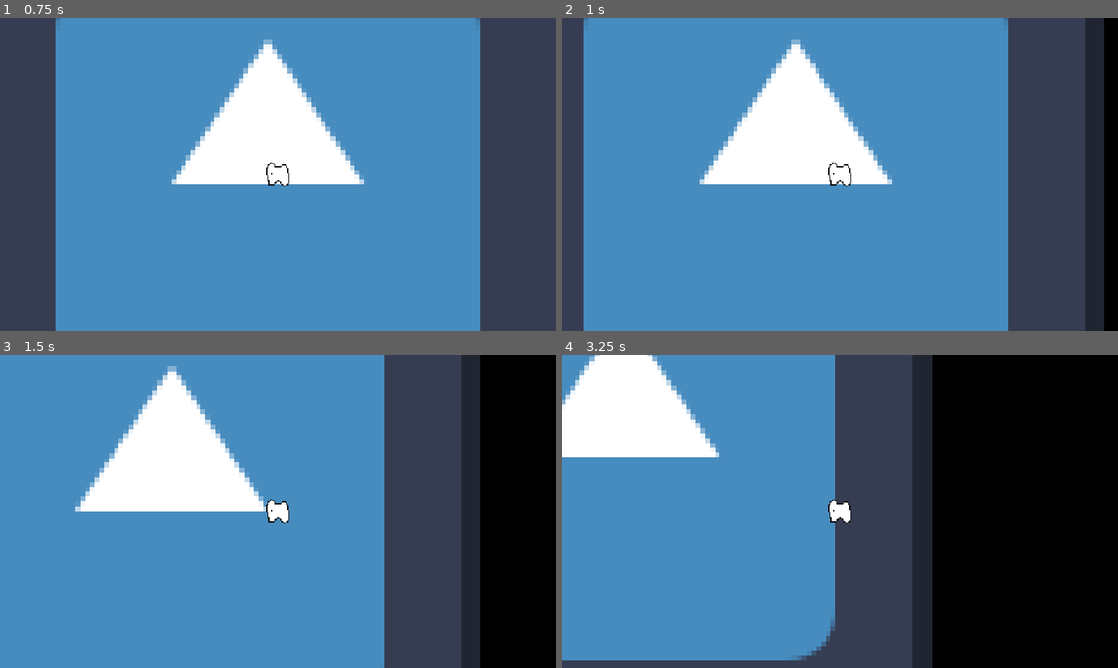
Above: before the commit, frames 1-4 (two rows, left to right).
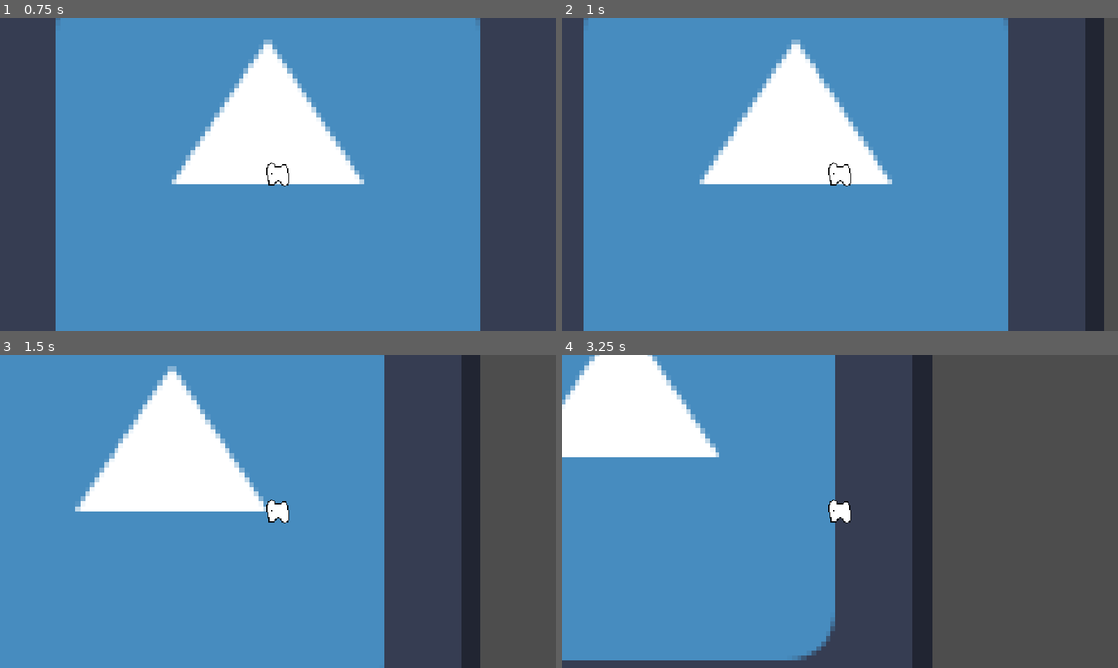
Above: after the commit, the same moments.

Repository: piksalchaos/Pebokin-Parade
Game: Godot game, scene res://scenes/game.tscn
Same seed, same stepped clock (60 frames per second), same inputs: the game is played once before the commit and once after it. The engine's default icon, where the game draws it, is replaced by a stand-in: a white triangle on a blue panel in a dark square.
Inputs:
- Up to frame 1 (0.75 s): tap Enter at 0.5 s; hold D (right) from 0.53 s (still down)
- Up to frame 2 (1 s): keep holding D (right)
- Up to frame 3 (1.5 s): release D (right) at 1.28 s; hold S (down) from 1.28 s (still down)
- Up to frame 4 (3.25 s): release S (down) at 2.03 s; hold D (right) 2.03-2.78 s; hold W (up) from 2.78 s (still down)

Frame 1 is identical in both runs. In frame 2, 2.5% of the frame differs, in the area x 97-100%, y 0-100%; in frame 3, 14%; in frame 4, 33%, in the area x 66-100%, y 0-100%.

Commit message:
unit now creates a path when walking

Diff:
--- a/project.godot
+++ b/project.godot
@@ -61,4 +61,3 @@
 textures/canvas_textures/default_texture_filter=0
 renderer/rendering_method="gl_compatibility"
 renderer/rendering_method.mobile="gl_compatibility"
-environment/defaults/default_clear_color=Color(0, 0, 0, 1)
--- a/scenes/captured_unit.tscn
+++ b/scenes/captured_unit.tscn
@@ -4,6 +4,7 @@
 [ext_resource type="Texture2D" uid="uid://cx0v66eq0kgy1" path="res://assets/images/captured_unit.png" id="2_mdily"]
 
 [sub_resource type="CircleShape2D" id="CircleShape2D_6xlh1"]
+radius = 40.0
 
 [node name="SleepingDog" type="Area2D"]
 script = ExtResource("1_8m7p8")
--- a/scenes/game.tscn
+++ b/scenes/game.tscn
@@ -2,15 +2,11 @@
 
 [ext_resource type="Script" uid="uid://b3is0xbf70ux5" path="res://scenes/game.gd" id="1_lbhrr"]
 [ext_resource type="PackedScene" uid="uid://l51dn7umm8ap" path="res://scenes/stage.tscn" id="1_yqjtg"]
-[ext_resource type="PackedScene" uid="uid://cnn7p7ysv3anf" path="res://scenes/unit.tscn" id="2_lnu2h"]
+[ext_resource type="PackedScene" uid="uid://c3dkho2rr6a5v" path="res://scenes/unit_parade.tscn" id="3_lnu2h"]
 
 [node name="Game" type="Node2D"]
 script = ExtResource("1_lbhrr")
 
 [node name="Stage" parent="." instance=ExtResource("1_yqjtg")]
 
-[node name="Dogs" type="Node" parent="."]
-
-[node name="Dog" parent="Dogs" instance=ExtResource("2_lnu2h")]
-
-[node name="Camera2D" type="Camera2D" parent="Dogs/Dog"]
+[node name="UnitParade" parent="." instance=ExtResource("3_lnu2h")]
--- /dev/null
+++ b/scenes/unit_parade.gd
@@ -0,0 +1,14 @@
+extends Node2D
+
+const PATH_POINT_DISTANCE := 75.0
+
+@onready var units: Node2D = $Units
+@onready var path: Path2D = $Path
+
+func _process(_delta: float) -> void:
+	var lead_unit_position: Vector2 = units.get_child(0).position
+	var last_point_position: Vector2 = path.curve.get_point_position(path.curve.point_count-2)
+
+	path.curve.set_point_position(path.curve.point_count-1, lead_unit_position)
+	if lead_unit_position.distance_to(last_point_position) >= PATH_POINT_DISTANCE:
+		path.curve.add_point(lead_unit_position)
--- /dev/null
+++ b/scenes/unit_parade.tscn
@@ -0,0 +1,23 @@
+[gd_scene load_steps=4 format=3 uid="uid://c3dkho2rr6a5v"]
+
+[ext_resource type="PackedScene" uid="uid://cnn7p7ysv3anf" path="res://scenes/unit.tscn" id="1_0olea"]
+[ext_resource type="Script" uid="uid://c1gf2ahh6g233" path="res://scenes/unit_parade.gd" id="1_pjf2s"]
+
+[sub_resource type="Curve2D" id="Curve2D_lnu2h"]
+_data = {
+"points": PackedVector2Array(0, 0, 0, 0, 0, 0, 0, 0, 0, 0, 0, 0)
+}
+point_count = 2
+
+[node name="UnitParade" type="Node2D"]
+script = ExtResource("1_pjf2s")
+
+[node name="Units" type="Node2D" parent="."]
+
+[node name="Unit" parent="Units" instance=ExtResource("1_0olea")]
+
+[node name="Camera2D" type="Camera2D" parent="Units/Unit"]
+
+[node name="Path" type="Path2D" parent="."]
+position = Vector2(1, 0)
+curve = SubResource("Curve2D_lnu2h")
Not shown, added: scenes/unit_parade.gd.uid
